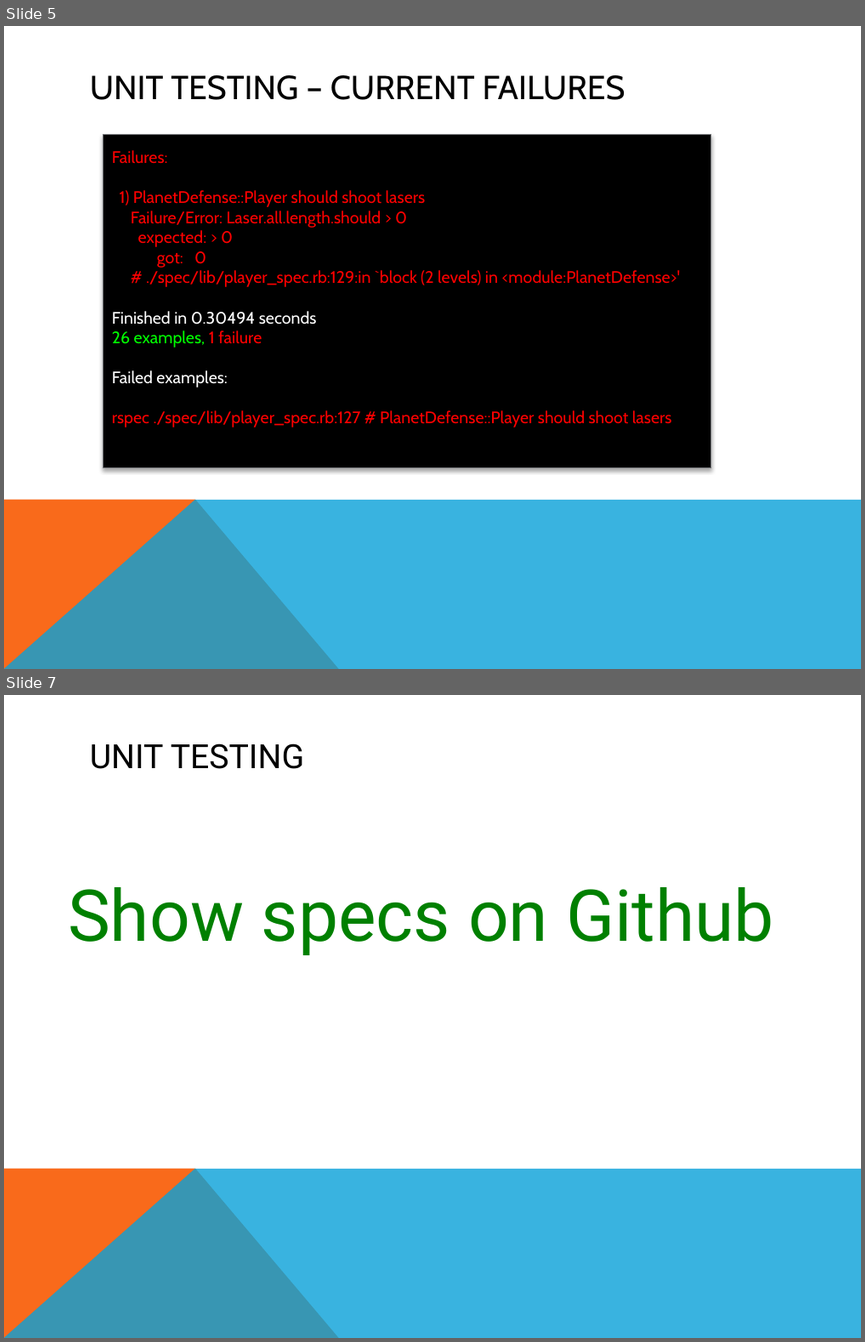
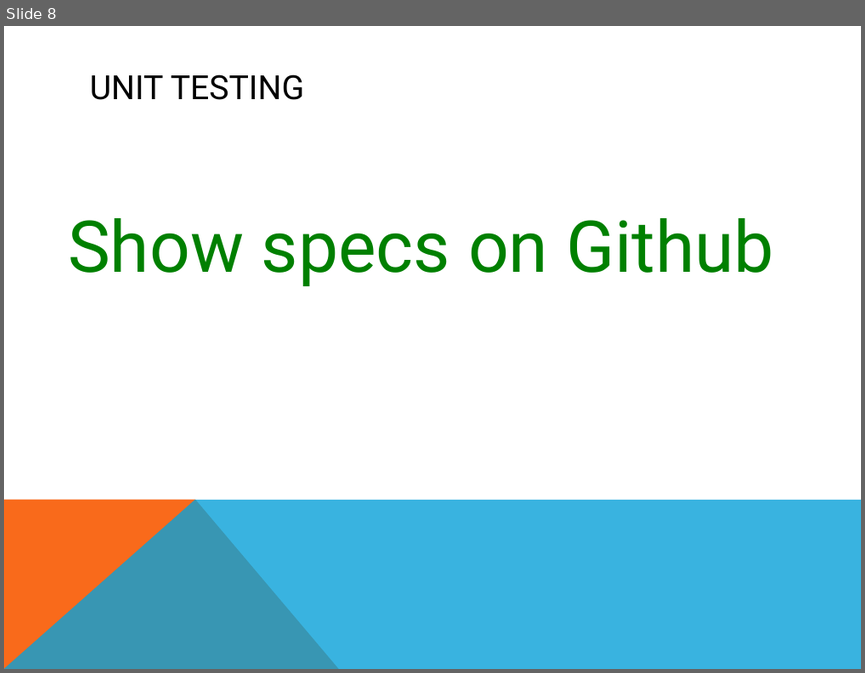
Before and after one commit to csce3513/Team6, a slide deck: docs/presentation-3.pptx. Shown one above the other, each under a label of ours: slides 5 and 7 before the commit, slide 8 after it; the slides between them are not shown. The pictures are 865x1342 and 865x673 pixels, drawn with LibreOffice and Linux fonts; fonts in the diff are those of the drawing. Boxes give left, top, right and bottom in pixels: in the first picture for what was removed or moved away, otherwise in the second. Text is boxed around its words. In the diff, an @@ line names an element or a change of style, - is before the commit and + after.

```diff
--- a/docs/presentation-3.pptx
+++ b/docs/presentation-3.pptx
@@ slide 5 removed at bbox=[4, 26, 861, 669], background #FFFFFF; not listed: 2 template elements that a slide beside it also shows @@
@@ title removed at bbox=[90, 75, 625, 100] @@
-UNIT TESTING – CURRENT FAILURES
@@ rectangle removed at bbox=[103, 135, 711, 468] @@
@@ text removed at bbox=[112, 150, 681, 427] @@
-Failures:
-1) PlanetDefense::Player should shoot lasers
-Failure/Error: Laser.all.length.should > 0
-expected: > 0
-got: 0
-# ./spec/lib/player_spec.rb:129:in `block (2 levels) in <module:PlanetDefense>'
-Finished in 0.30494 seconds
-26 examples, 1 failure
-Failed examples:
-rspec ./spec/lib/player_spec.rb:127 # PlanetDefense::Player should shoot lasers
@@ what was slide 7 is now slide 8 @@
```
Also in this commit, not shown: 5 slides changed, 3 slides added, 1 other slide removed.
